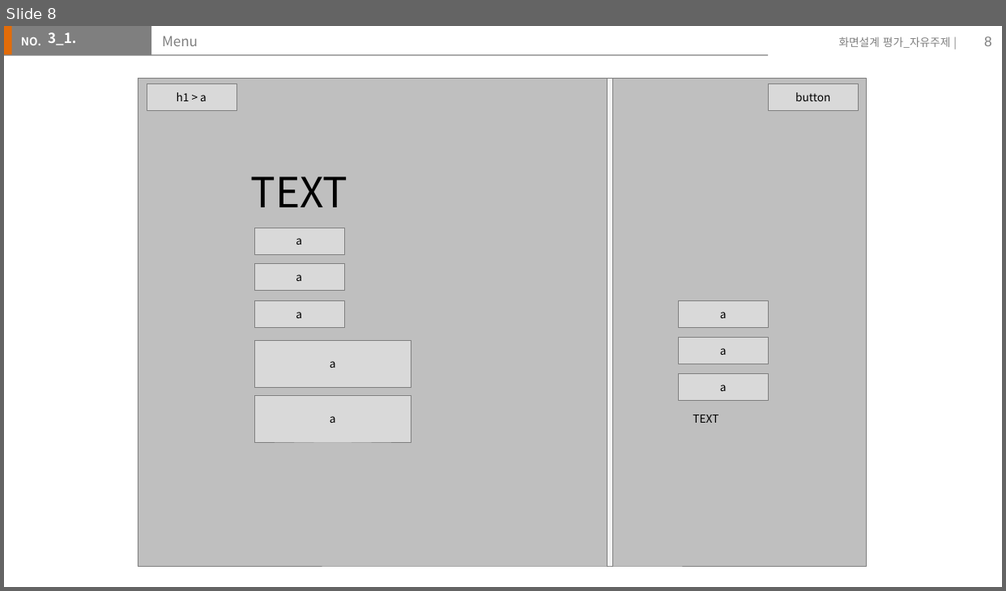
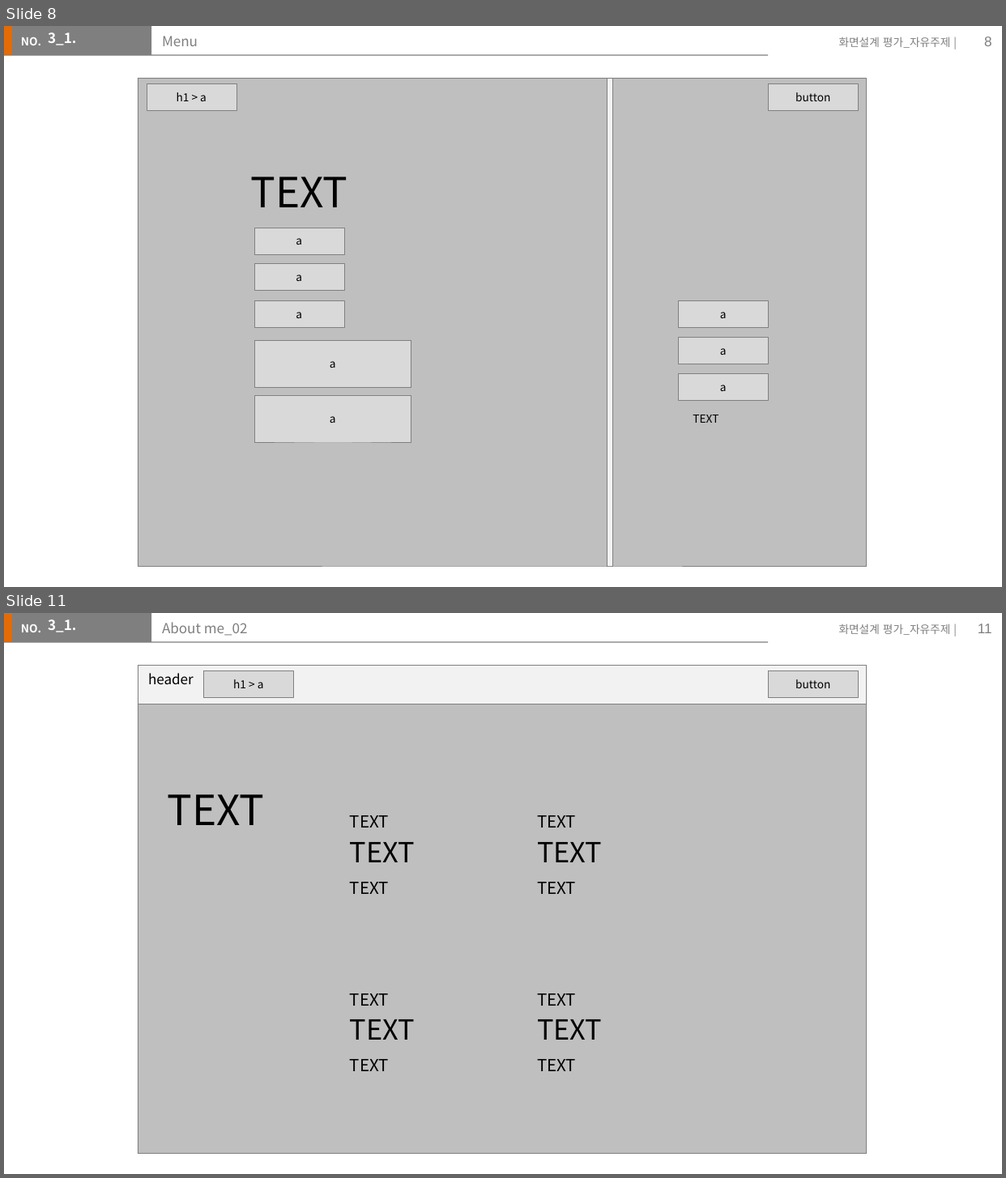
Before and after one commit to Jangyusu/project_portfolio, a slide deck: storyBorad/스토리보드(장유수).pptx. Shown one above the other, each under a label of ours: slide 8 before the commit, slides 8 and 11 after it; the slides between them are not shown. The pictures are 1006x591 and 1006x1178 pixels, drawn with LibreOffice and Linux fonts; fonts in the diff are those of the drawing. Boxes give left, top, right and bottom in pixels: in the first picture for what was removed or moved away, otherwise in the second. Text is boxed around its words. In the diff, an @@ line names an element or a change of style, - is before the commit and + after.

```diff
--- a/storyBorad/스토리보드(장유수).pptx
+++ b/storyBorad/스토리보드(장유수).pptx
@@ slide 11 added at [4, 613, 1002, 1174], background #FFFFFF; not listed: 5 template elements that a slide beside it also shows @@
@@ text added at [48, 619, 76, 632], 10 pt, text #FFFFFF, bold @@
+3_1.
@@ title added at [162, 622, 248, 636], 10 pt, text #7F7F7F @@
+About me_02
@@ page number added at [978, 624, 992, 633], 10 pt, text #7F7F7F @@
+11
@@ rectangle added at [138, 665, 866, 1154], fill #FFFFFF, outline #3A5F8C 0.25 pt @@
@@ rectangle added at [138, 665, 866, 704], fill #F2F2F2, outline #808080 0.25 pt @@
@@ text added at [148, 673, 194, 685], 10 pt, text #000000 @@
+header
@@ rectangle added at [203, 671, 293, 698], fill #D9D9D9, outline #808080 0.25 pt, 8 pt, text #000000 @@
+h1 > a
@@ rectangle added at [769, 671, 859, 698], fill #D9D9D9, outline #808080 0.25 pt, 8 pt, text #000000 @@
+button
@@ rectangle added at [138, 704, 866, 1153], fill #BFBFBF, outline #808080 0.25 pt @@
@@ text added at [168, 794, 265, 825], 30 pt, text #000000 @@
+TEXT
@@ text added at [350, 815, 389, 828], 12 pt, text #000000 @@
+TEXT
@@ text added at [537, 815, 576, 828], 12 pt, text #000000 @@
+TEXT
@@ text added at [350, 842, 415, 862], 20 pt, text #000000 @@
+TEXT
@@ text added at [537, 842, 602, 862], 20 pt, text #000000 @@
+TEXT
@@ text added at [350, 882, 389, 894], 12 pt, text #000000 @@
+TEXT
@@ text added at [537, 882, 576, 894], 12 pt, text #000000 @@
+TEXT
@@ text added at [350, 994, 389, 1006], 12 pt, text #000000 @@
+TEXT
@@ text added at [537, 994, 576, 1006], 12 pt, text #000000 @@
+TEXT
@@ text added at [350, 1020, 415, 1040], 20 pt, text #000000 @@
+TEXT
@@ text added at [537, 1020, 602, 1040], 20 pt, text #000000 @@
+TEXT
@@ text added at [350, 1059, 389, 1071], 12 pt, text #000000 @@
+TEXT
@@ text added at [537, 1059, 576, 1071], 12 pt, text #000000 @@
+TEXT
```
Also in this commit, not shown: 3 slides changed, 3 other slides added, 19 slides removed, 6 other files.
